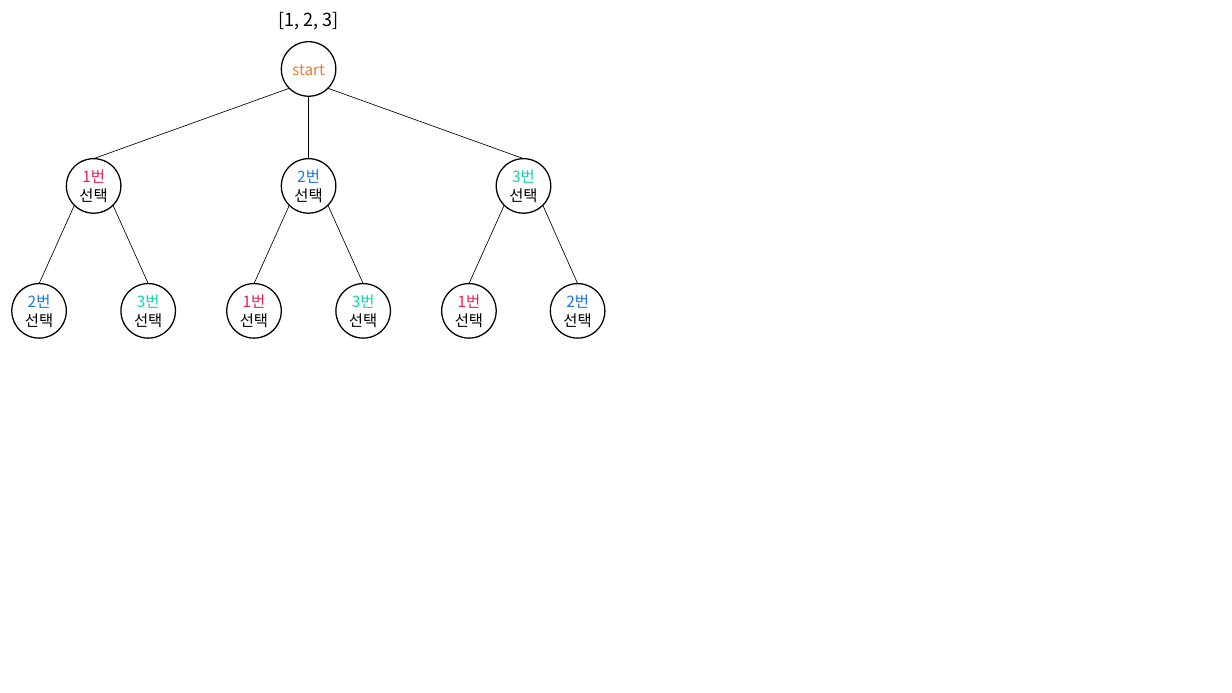
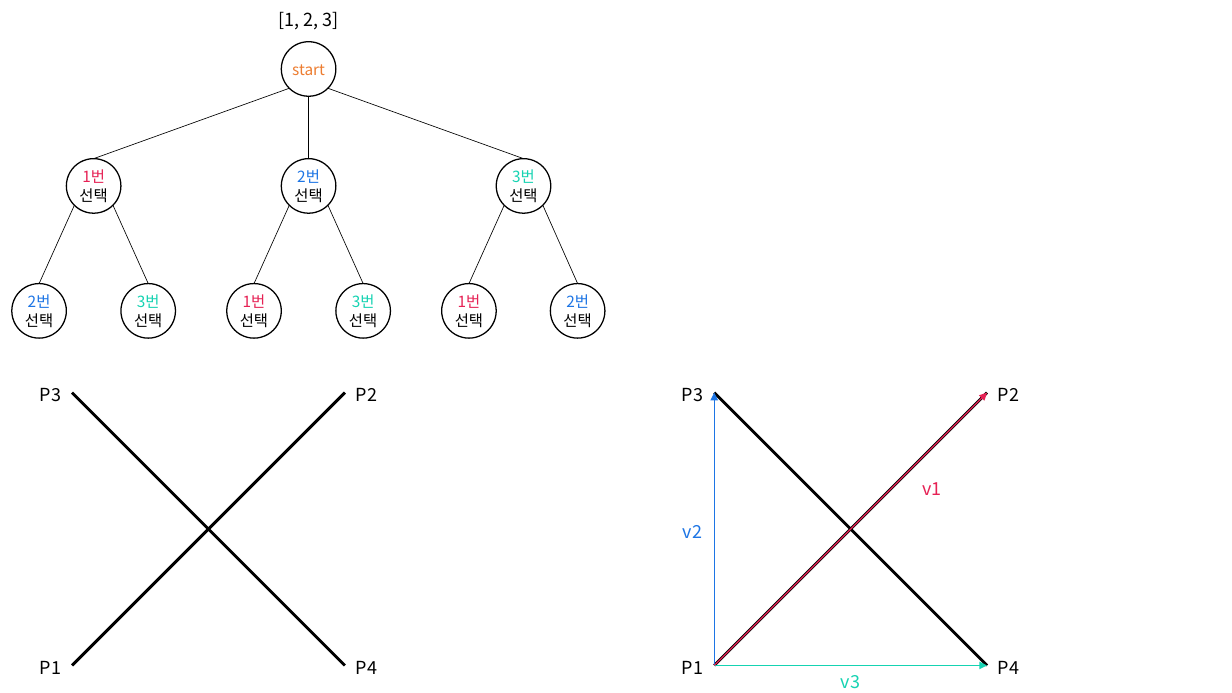
Before and after one commit to siwon-park/Algorithm-DataStructure, a slide deck: slide 11 of 기타/pptx.pptx. Drawn at 1232x693 pixels with LibreOffice and Linux fonts; fonts in the diff are those of the drawing. Boxes give left, top, right and bottom in pixels: in the first picture for what was removed or moved away, otherwise in the second. Text is boxed around its words. In the diff, an @@ line names an element or a change of style, - is before the commit and + after.

```diff
--- a/기타/pptx.pptx
+++ b/기타/pptx.pptx
@@ text added at [40, 387, 61, 402], 14 pt, text #000000 @@
+P3
@@ text added at [356, 387, 377, 401], 14 pt, text #000000 @@
+P2
@@ text added at [682, 387, 703, 402], 14 pt, text #000000 @@
+P3
@@ text added at [998, 387, 1019, 401], 14 pt, text #000000 @@
+P2
@@ line added from (345, 393) to (72, 665), #000000 2.25 pt @@
@@ line added from (72, 393) to (345, 665), #000000 2.25 pt @@
@@ line added from (987, 393) to (714, 665), #000000 2.25 pt @@
@@ line added from (714, 393) to (987, 665), #000000 2.25 pt @@
@@ arrow added from (714, 665) to (714, 393), #1D75E5 1 pt @@
@@ arrow added from (714, 665) to (987, 393), #E62154 1 pt @@
@@ text added at [922, 482, 941, 495], 14 pt, text #E62154 @@
+v1
@@ text added at [683, 525, 702, 538], 14 pt, text #1D75E5 @@
+v2
@@ text added at [40, 660, 61, 674], 14 pt, text #000000 @@
+P1
@@ text added at [356, 660, 377, 674], 14 pt, text #000000 @@
+P4
@@ text added at [682, 660, 703, 674], 14 pt, text #000000 @@
+P1
@@ arrow added from (714, 665) to (987, 665), #15D3B2 1 pt @@
@@ text added at [841, 675, 860, 689], 14 pt, text #15D3B2 @@
+v3
@@ text added at [998, 660, 1019, 674], 14 pt, text #000000 @@
+P4
```
Also in this commit, not shown: 1 other slide changed, 2 slides added, 1 slide removed, 1 other file.
